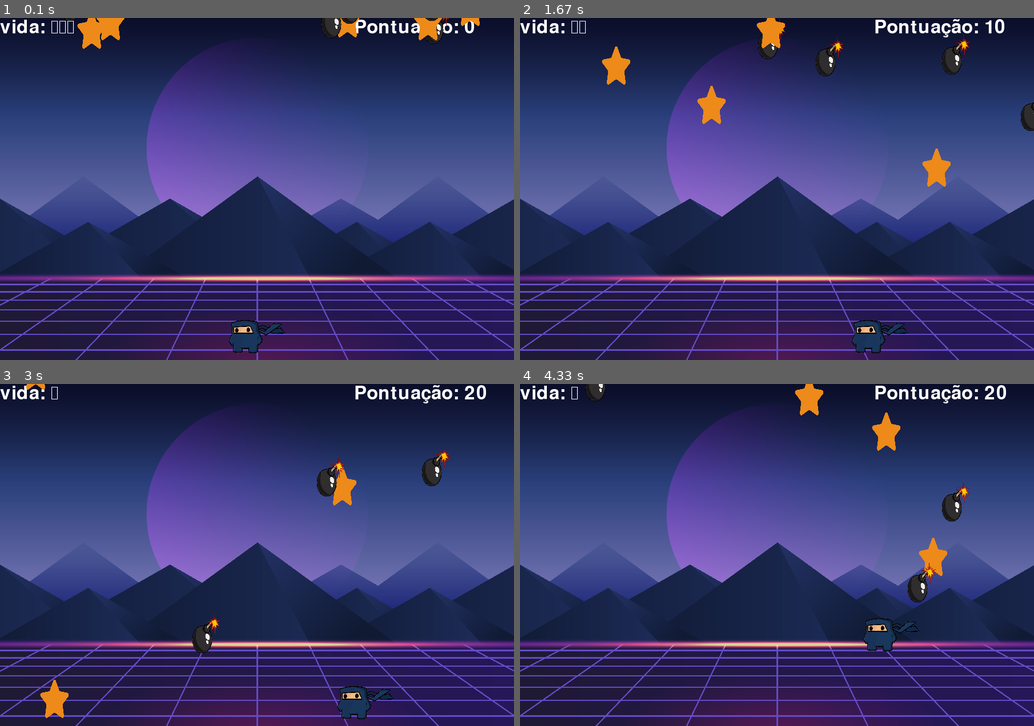
Above: before the commit, frames 1-4 (two rows, left to right).
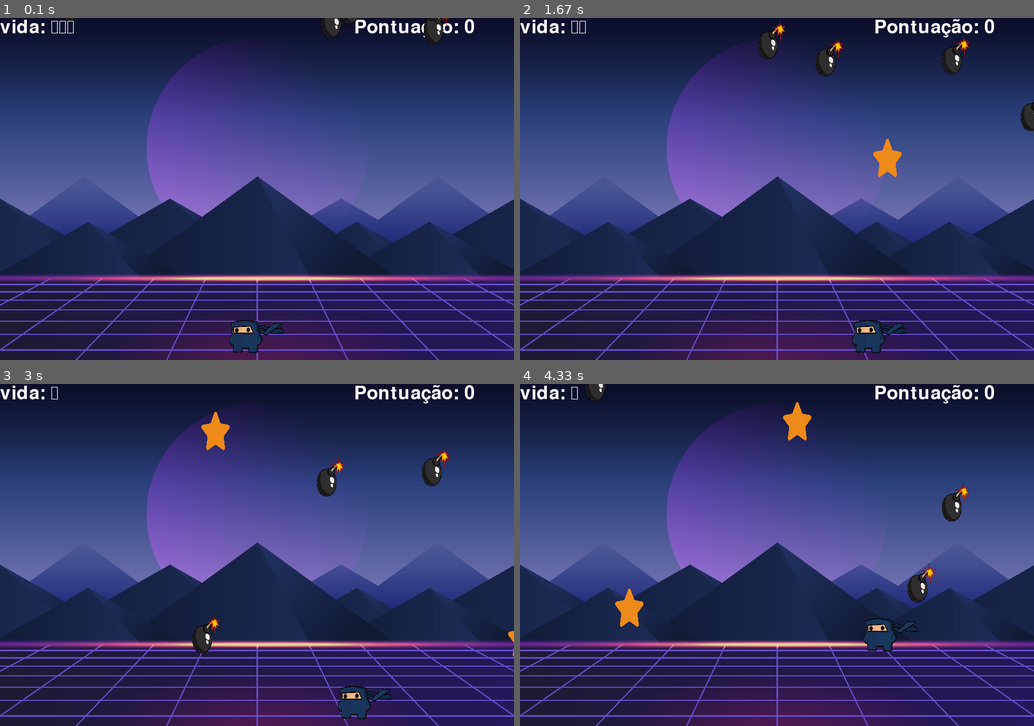
Above: after the commit, the same moments.

Repository: lucassantoss4/pygame
Game: pygame game, started from Versiona_lucas.py
Two runs of this game, one before a commit and one after it. Both use one fixed random seed, a clock stepped at 60 frames per second and the inputs below.
Inputs:
- Up to frame 1 (0.1 s): no input
- Up to frame 2 (1.67 s): hold Right 0.33-0.8 s; hold Right 0.83-1.3 s; tap Space at 0.9, 1.2, 1.4 s; hold Left from 1.33 s (still down)
- Up to frame 3 (3 s): tap Space at 1.7, 1.97, 2.27, 2.4, 2.7 s; release Left at 1.87 s; hold Left 1.9-2.3 s; hold Right 2.33-2.97 s
- Up to frame 4 (4.33 s): hold Left 3-3.47 s; tap Space at 3.07, 3.37, 3.57, 3.87, 4.07 s; hold Right 3.5-3.97 s; hold Right from 4 s (still down)

The runs differ from the first frame. In frame 1, 0.9% of the frame differs, in the area x 15-94%, y 0-9%; in frame 2, 1.7%, in the area x 15-95%, y 0-50%; in frame 3, 1.1%; in frame 4, 1.7%.

Commit message:
colocando estrelas e limitando a quantidade delas

Diff:
--- a/Versiona_lucas.py
+++ b/Versiona_lucas.py
@@ -4,6 +4,7 @@
 from typing import Any
 import pygame
 import random
+import time
 
 from pygame.sprite import AbstractGroup
 
@@ -54,7 +55,7 @@
 
 # Som de explosão
 som_explosao = pygame.mixer.Sound('bomba_som.mp3')
-som_explosao.set_volume(0.5)
+som_explosao.set_volume(0.1)
 
 # ========== Inicia estruturas de dados ==========
 class Estrela(pygame.sprite.Sprite):
@@ -70,10 +71,11 @@
         self.speedy = random.randint(1, 11) # velocidade y aleatória
 
     def update(self):
-        # atualiza a posição da estrela
+        # Atualiza a posição da estrela
         self.rect.x += self.speedx
         self.rect.y += self.speedy
-        # se a estrela passar do final da tela, volta para cima e sorteia novas posições e velocidades
+
+        # Se a estrela passar do final da tela, reinicie sua posição e velocidade
         if self.rect.top > ALTURA or self.rect.left > LARGURA or self.rect.right < 0:
             self.rect.x = random.randint(0, LARGURA - LARGURA_BOMBA)
             self.rect.y = random.randint(-100, -ALTURA_BOMBA)
@@ -173,11 +175,9 @@
 # Adicionando bombas e estrelas ao grupo todas_sprites
 for i in range(5):
     bomba = Bomba(bomba_img_small)
-    estrela = Estrela(estrela_img_small)
     todas_sprites.add(bomba)
-    todas_sprites.add(estrela)
     todas_bombas.add(bomba)
-    todas_estrelas.add(estrela)
+
 
 # Criando um grupo de bombas
 bombas = pygame.sprite.Group()
@@ -189,6 +189,10 @@
 # variável para o som do pulo
 pulando = False
 pulo_inicial = jogador.rect.bottom
+
+intervalo_estrela = 1  # Intervalo em segundos
+ultimo_spawn_estrela = time.time() # Tempo da última estrela
+max_estrelas = 3 # Máximo de estrelas na tela
 
 # ===== Loop principal =====
 while game:
@@ -229,17 +233,27 @@
                 pulando = False
 
     # ----- Atualiza estado do jogo
+    # Verifica se é hora de criar uma nova estrela
+    agora = time.time()
+    if agora - ultimo_spawn_estrela >= intervalo_estrela and len(todas_estrelas) < max_estrelas:
+        estrela = Estrela(estrela_img_small)
+        todas_sprites.add(estrela)
+        todas_estrelas.add(estrela)
+        ultimo_spawn_estrela = agora
+
     # Atualizando a posição da bomba
     todas_sprites.update()
 
     # Verifica se houve colisão entre a bomba e o jogador
     hits_bomba = pygame.sprite.spritecollide(jogador, todas_bombas, True)
+
+    # Verifica se houve colisão entre o ninja e a estrela
     hits_estrela = pygame.sprite.spritecollide(jogador, todas_estrelas, True)
 
-    # Verifica se houve colisão entre a bomba e o jogador
     if len(hits_estrela) > 0:
         pontos += 10
-        print(pontos)
+        if pontos % 50 == 0:
+            vida_jogador += 1 # Aumenta a vida do jogador a cada 50 pontos
 
     if len(hits_bomba) > 0:
         tocar_som_explosao()  # Remova o argumento desnecessário aqui
@@ -249,7 +263,6 @@
         pygame.time.wait(1000)
         game = False
 
-
     # Atualiza o texto da vida do jogador
     texto_vida = renderizar_vida(vida_jogador)
 
